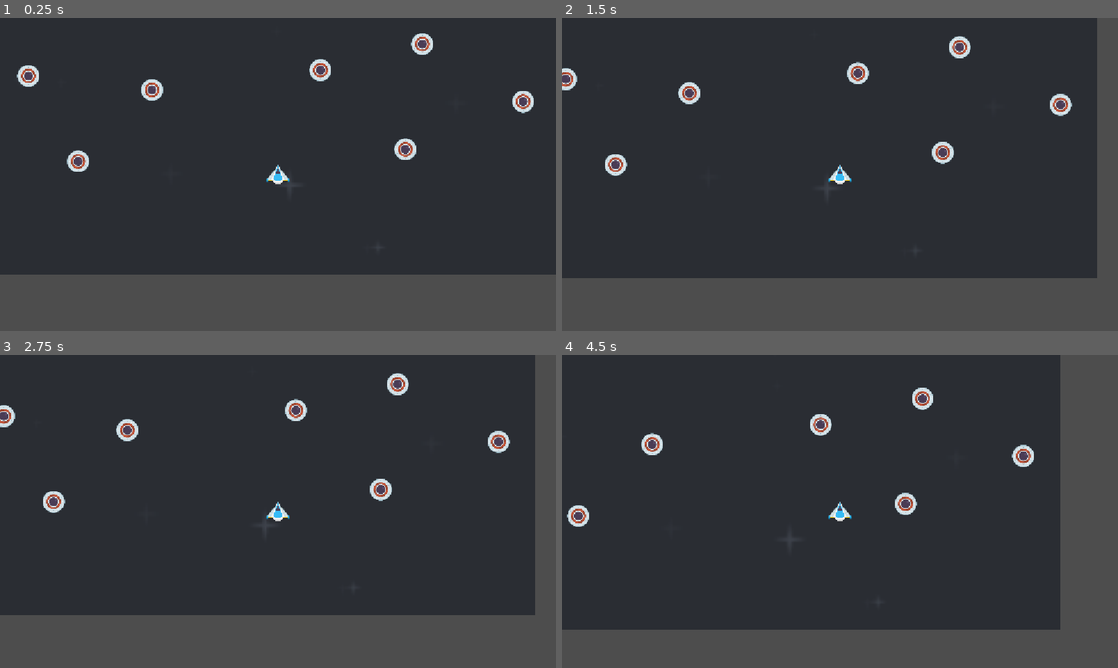
Above: before the commit, frames 1-4 (two rows, left to right).
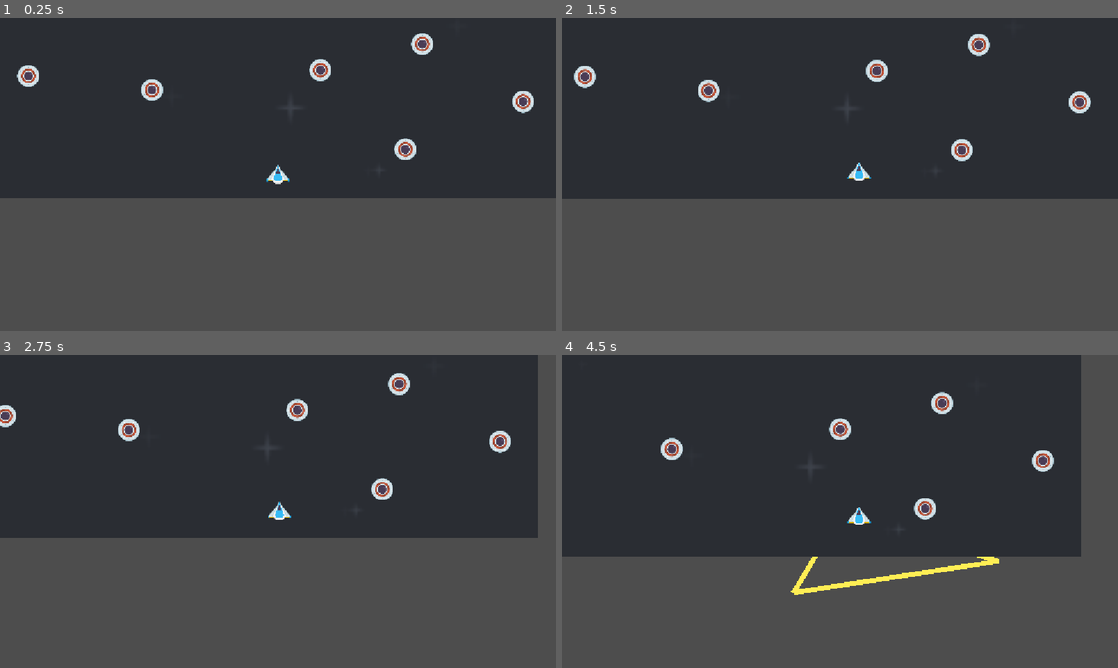
Above: after the commit, the same moments.

Repository: two-sticks-and-a-rock/space-arcade
Game: Godot game, scene res://scenes/prototyping.tscn
Two runs of this game, one before a commit and one after it. Both use one fixed random seed, a clock stepped at 60 frames per second and the inputs below.
Inputs (mouse positions are in pixels of both pictures, inside the frame that each line leads up to):
- Up to frame 1 (0.25 s): no input
- Up to frame 2 (1.5 s): tap Enter at 0.5 s; move the mouse to (962, 158) at 0.52 s; press the mouse at (962, 158) at 0.53 s; hold Right (move_right) 0.53-1.28 s; tap Space at 1.25 s; move the mouse to (728, 190) at 1.27 s; release the mouse at (728, 190) at 1.28 s; hold Down (move_back) from 1.28 s (still down); click (728, 190) at 1.35 s
- Up to frame 3 (2.75 s): move the mouse to (333, 442) at 2.02 s; release Down (move_back) at 2.03 s; press the mouse at (333, 442) at 2.03 s; hold Right (move_right) from 2.03 s (still down)
- Up to frame 4 (4.5 s): move the mouse to (812, 574) at 2.77 s; release Right (move_right) at 2.78 s; release the mouse at (812, 574) at 2.78 s; hold Up (move_forward) 2.78-3.53 s; click (812, 574) at 2.85 s; move the mouse to (1006, 558) at 3.52 s; press the mouse at (1006, 558) at 3.53 s; hold Left (move_left) from 3.53 s (still down); move the mouse to (673, 464) at 4.27 s; release the mouse at (673, 464) at 4.28 s; click (673, 464) at 4.35 s

The runs differ from the first frame. In frame 1, 25% of the frame differs, in the area x 0-100%, y 42-82%; in frame 2, 30%, in the area x 0-100%, y 0-84%; in frame 3, 25%; in frame 4, 26%.

Commit message:
camera lag + fix position constraints

Diff:
--- a/scenes/player.gd
+++ b/scenes/player.gd
@@ -3,46 +3,28 @@
 signal hit
 
 @export var speed = 400
-var screen_size
+@onready var background = get_parent().get_node("background")
+
+var min_coord
+var max_coord
 var direction = Vector2.ZERO
 
 func _ready():
-	screen_size = get_viewport_rect().size
+	var background_sprite = background as Sprite2D
+	var background_texture = background_sprite.texture
+	var background_size = background_texture.get_size() * background_sprite.scale
+	var background_pos = background_sprite.position
 
-# func _process(delta):
-# 	var velocity = direction
-# 	# if Input.is_action_pressed("move_right"):
-# 	# 	velocity.x += 1
-# 	# if Input.is_action_pressed("move_left"):
-# 	# 	velocity.x -= 1
-# 	# if Input.is_action_pressed("move_back"):
-# 	# 	velocity.y += 1
-# 	# if Input.is_action_pressed("move_forward"):
-# 	# 	velocity.y -= 1
-
-# 	if velocity.length() > 0:
-# 		velocity = velocity.normalized() * speed
-
-# 	position += velocity * delta
-# 	position = position.clamp(Vector2.ZERO, screen_size)
+	min_coord = background_pos - background_size/2
+	max_coord = background_pos + background_size/2
 
 func _physics_process(_delta):
 	linear_velocity = direction * speed
 	direction = lerp(direction, Vector2.ZERO, 0.01)
-	# Steering, kind of unwieldy
-	# if Input.is_action_pressed("move_right"):
-	# 	linear_velocity.x += 1
-	# if Input.is_action_pressed("move_left"):
-	# 	linear_velocity.x -= 1
-	# if Input.is_action_pressed("move_back"):
-	# 	linear_velocity.y += 1
-	# if Input.is_action_pressed("move_forward"):
-	# 	linear_velocity.y -= 1
-	# linear_velocity *= speed
-	position = position.clamp(Vector2.ZERO, screen_size)
+	position = position.clamp(min_coord, max_coord)
+
 
 func _on_body_entered(_body):
-	print("_on_body_entered")
 	# disable player collision
 	# hide()
 	hit.emit()
--- a/scenes/player.tscn
+++ b/scenes/player.tscn
@@ -31,5 +31,13 @@
 shape = SubResource("CircleShape2D_4s1yf")
 
 [node name="Camera2D" type="Camera2D" parent="." unique_id=1856610160]
+position_smoothing_enabled = true
+position_smoothing_speed = 2.0
+drag_horizontal_enabled = true
+drag_vertical_enabled = true
+drag_left_margin = 0.0
+drag_top_margin = 0.0
+drag_right_margin = 0.0
+drag_bottom_margin = 0.0
 
 [connection signal="body_entered" from="." to="." method="_on_body_entered"]
--- a/scenes/prototyping.tscn
+++ b/scenes/prototyping.tscn
@@ -9,8 +9,8 @@
 
 [node name="slingshot" parent="." unique_id=311823443 instance=ExtResource("1_g7c1f")]
 
-[node name="Sprite2D" type="Sprite2D" parent="." unique_id=903891636]
-position = Vector2(576.00006, 220.00006)
+[node name="background" type="Sprite2D" parent="." unique_id=903891636]
+position = Vector2(578.00006, 60.00003)
 scale = Vector2(4.5654297, 4.5654297)
 texture = ExtResource("1_to714")
 
@@ -20,7 +20,10 @@
 [node name="enemy_ufo_red" parent="." unique_id=67188953 instance=ExtResource("3_sj1a8")]
 position = Vector2(491, 192)
 
-[node name="enemy_ufo_red2" parent="." unique_id=1382670408 instance=ExtResource("3_sj1a8")]
+[node name="enemy_ufo_red11" parent="." unique_id=1382670408 instance=ExtResource("3_sj1a8")]
+position = Vector2(492, -103)
+
+[node name="enemy_ufo_red2" parent="." unique_id=2016706513 instance=ExtResource("3_sj1a8")]
 position = Vector2(875, 326)
 
 [node name="enemy_ufo_red3" parent="." unique_id=1562125459 instance=ExtResource("3_sj1a8")]
@@ -42,7 +45,7 @@
 position = Vector2(59, 392)
 
 [node name="enemy_ufo_red9" parent="." unique_id=2118849011 instance=ExtResource("3_sj1a8")]
-position = Vector2(162, 569)
+position = Vector2(899, -267)
 
 [node name="enemy_ufo_red10" parent="." unique_id=1295524705 instance=ExtResource("3_sj1a8")]
 position = Vector2(840, 544)
